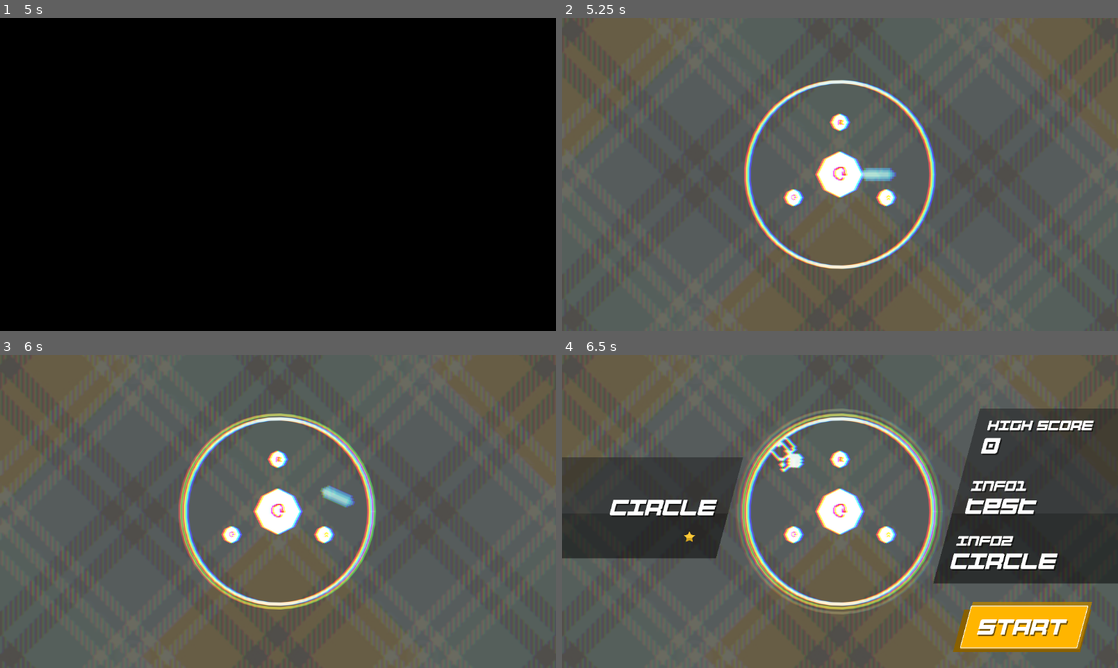
Above: before the commit, frames 1-4 (two rows, left to right).
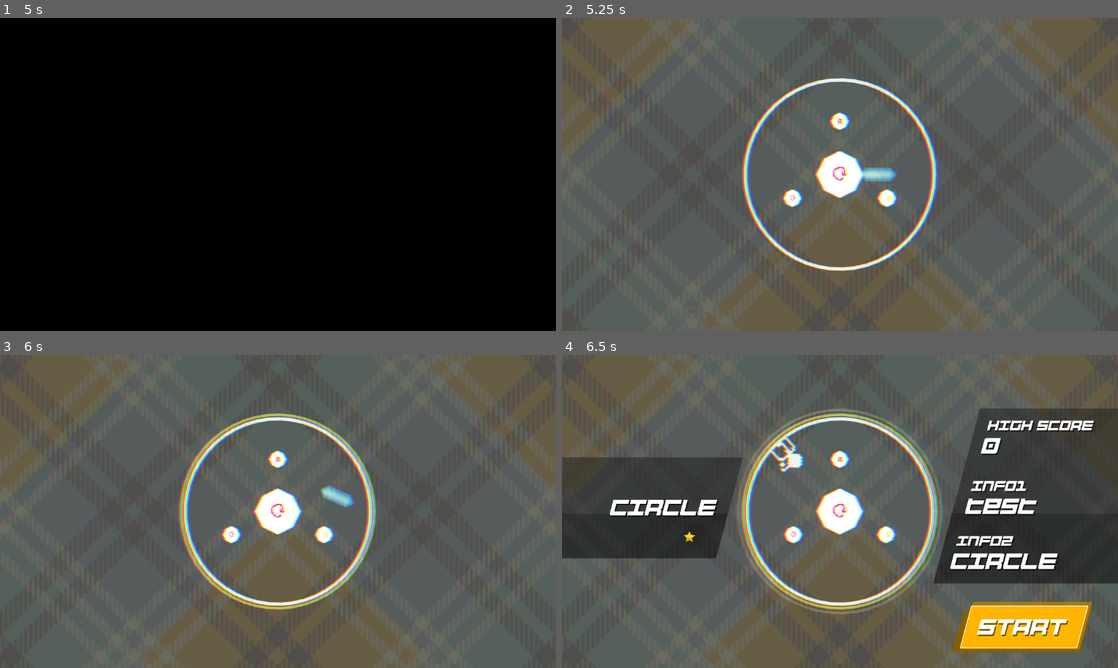
Above: after the commit, the same moments.

Repository: jokw1228/Slay_The_Circle
Game: Godot game, scene res://scenes/rooms/RoomLogo/RoomLogo.tscn
Two runs of this game, one before a commit and one after it. Both use one fixed random seed, a clock stepped at 60 frames per second and the inputs below. Sound files missing from this copy of the repository are replaced by a short silence.
Inputs (mouse positions are in pixels of both pictures, inside the frame that each line leads up to):
- Up to frame 1 (5 s): move the mouse to (400, 158) at 0.52 s; click (400, 158) at 0.67 s; move the mouse to (166, 190) at 1.27 s; click (166, 190) at 1.42 s; tap Enter at 2, 3.5 s; move the mouse to (333, 105) at 2.02 s; click (333, 105) at 2.17 s; tap Space at 2.75 s; move the mouse to (250, 237) at 2.77 s; click (250, 237) at 2.92 s; move the mouse to (444, 221) at 3.52 s; click (444, 221) at 3.67 s; move the mouse to (111, 127) at 4.27 s; click (111, 127) at 4.42 s
- Up to frame 2 (5.25 s): move the mouse to (867, 174) at 5.02 s; click (867, 174) at 5.17 s
- Up to frame 3 (6 s): move the mouse to (194, 433) at 5.77 s; click (194, 433) at 5.92 s
- Up to frame 4 (6.5 s): no input

Frame 1 is identical in both runs. In frame 2, 4.0% of the frame differs, in the area x 0-100%, y 0-100%; in frame 3, less than 0.1%; in frame 4, less than 0.1%.

Commit message:
RoomMenu 시작 시 카메라 줌 아웃 애니메이션 추가

Diff:
--- a/scenes/rooms/RoomMenu/RoomMenu.gd
+++ b/scenes/rooms/RoomMenu/RoomMenu.gd
@@ -35,6 +35,9 @@
 	get_node("PlayingField/MenuBombGenerator").room_menu = self
 
 	MusicManager.play("bgm_PF","test_fast",0,1)
+
+	var tween_camera_zoom_out: Tween = get_tween()
+	tween_camera_zoom_out.tween_property(playing_field.PlayingFieldCamera_node, "zoom", Vector2(0.75, 0.75), 0.5)
 
 func start_stage(): # A signal is connected by the select button.
 	#var x: Vector2 = Vector2(0, 0)
--- a/scenes/rooms/RoomMenu/RoomMenu.tscn
+++ b/scenes/rooms/RoomMenu/RoomMenu.tscn
@@ -62,9 +62,6 @@
 
 [node name="PlayingField" parent="." instance=ExtResource("8_x2ttg")]
 BombGenerator_scene = ExtResource("9_xjnco")
-
-[node name="PlayingFieldCamera" parent="PlayingField" index="0"]
-zoom = Vector2(0.75, 0.75)
 
 [node name="PlayingFieldUI" parent="PlayingField" index="1"]
 visible = false
